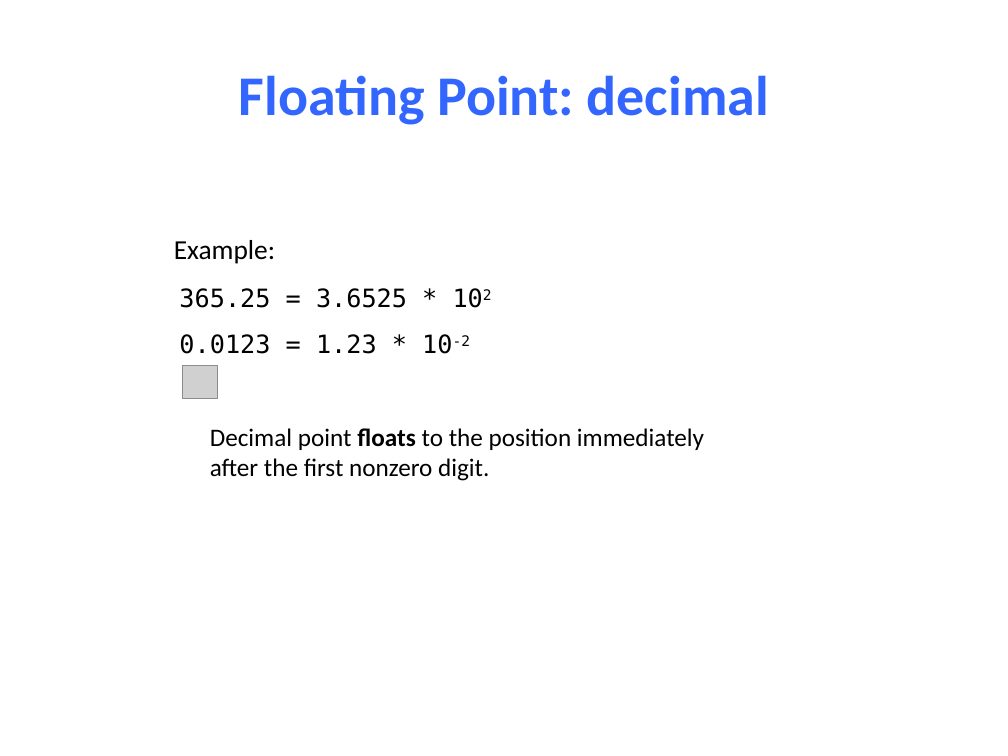
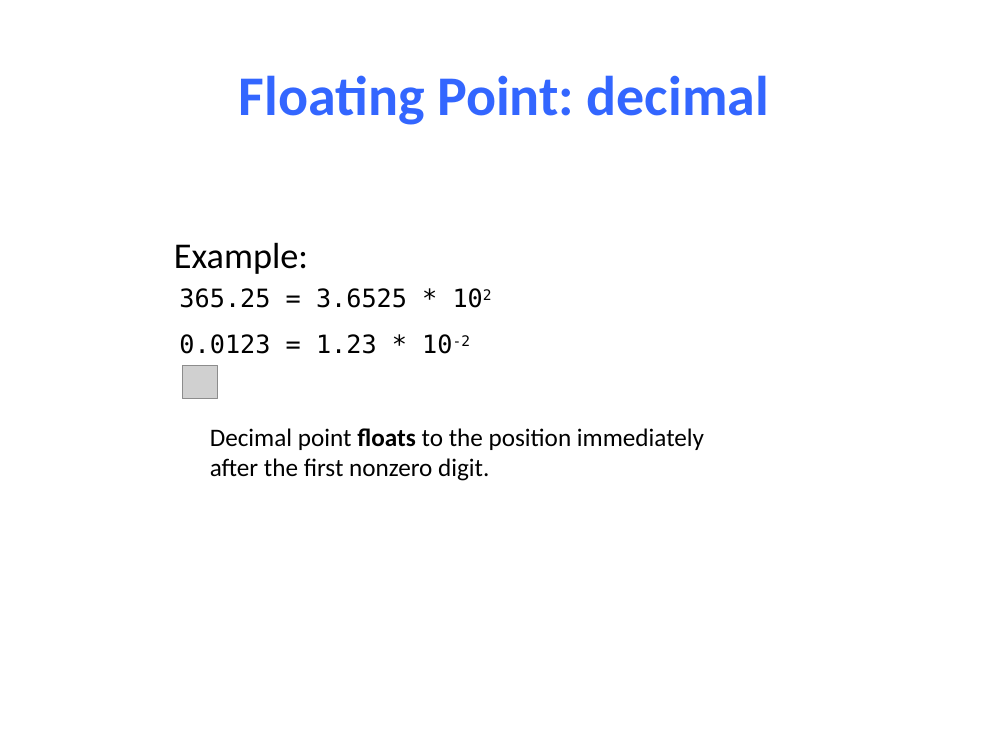
Before and after one commit to NYU-CSO/nyu-cso.github.io, a slide deck: slide 16 of notes/03-floats.pptx (slide 5 before the commit). Drawn at 1008x756 pixels with LibreOffice and Linux fonts; fonts in the diff are those of the drawing; grey boxes stand for pictures. Boxes give left, top, right and bottom in pixels: in the first picture for what was removed or moved away, otherwise in the second. Text is boxed around its words. In the diff, an @@ line names an element or a change of style, - is before the commit and + after.

```diff
--- a/notes/03-floats.pptx
+++ b/notes/03-floats.pptx
@@ text "Example:" at (x1=174, y1=242, x2=308, y2=274): size 19.6 to 25.9 pt; more space between paragraphs @@
```
Also in this commit, not shown: 8 other slides changed, 12 slides added, 2 slides removed, 1 other file.
